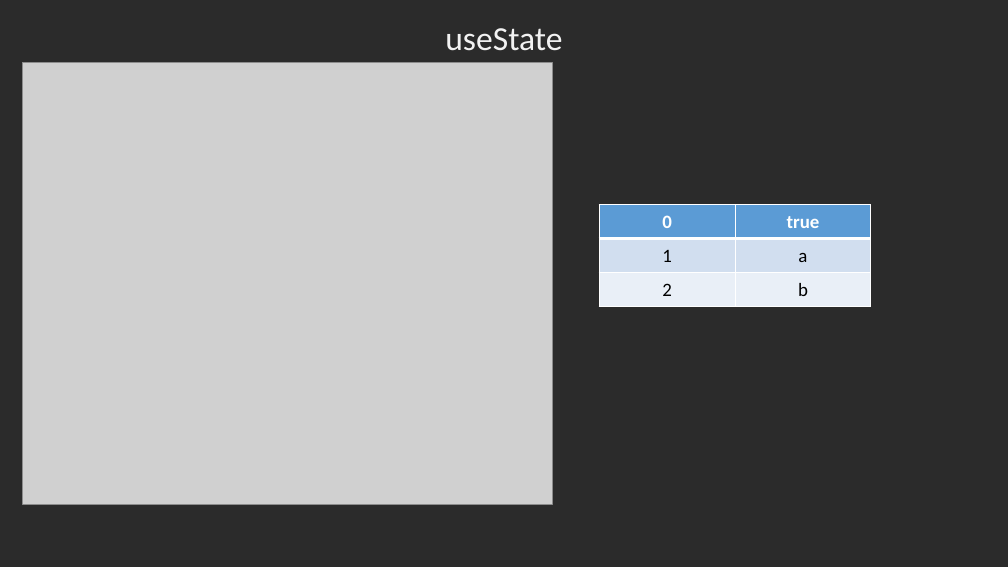
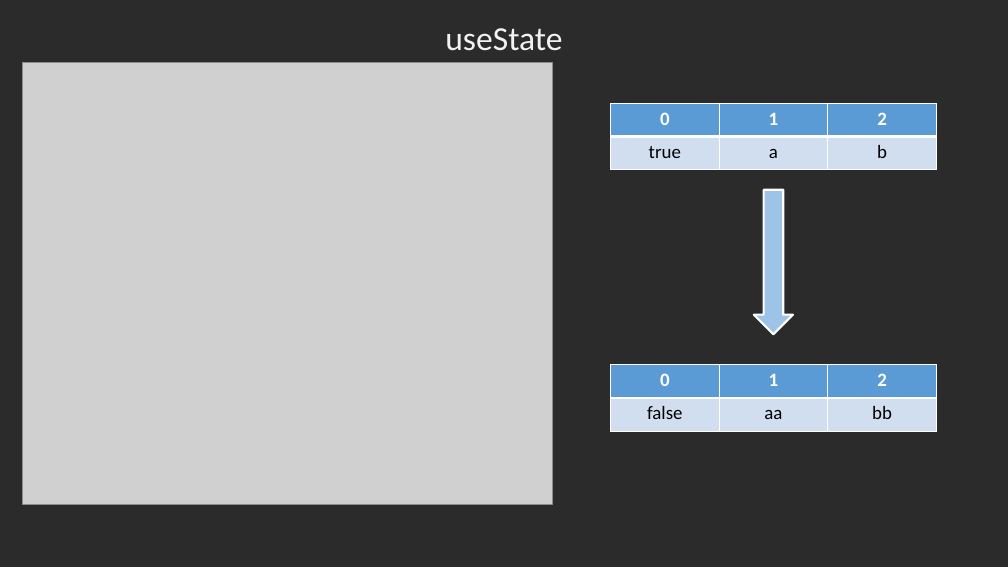
Before and after one commit to LKazusa/Learn, a slide deck: slide 24 of render.pptx. Drawn at 1008x567 pixels with LibreOffice and Linux fonts; fonts in the diff are those of the drawing; grey boxes stand for pictures; background and template pictures are left out; a plain dark background stands for a picture behind light text. Boxes give left, top, right and bottom in pixels: in the first picture for what was removed or moved away, otherwise in the second. Text is boxed around its words. In the diff, an @@ line names an element or a change of style, - is before the commit and + after.

```diff
--- a/render.pptx
+++ b/render.pptx
@@ table at [610, 104, 937, 170] @@
-0 | true
-1 | a
-2 | b
+0 | 1 | 2
+true | a | b
@@ table: place and size @@
-table at [599, 205, 871, 307]
+table at [610, 104, 937, 170]
@@ down arrow added at [754, 190, 793, 334], fill #9DC3E6, outline #FFFFFF 2 pt @@
@@ table added at [610, 365, 937, 432], 2 rows, 3 columns @@
+0 | 1 | 2
+false | aa | bb
```
Also in this commit, not shown: 2 other slides changed, 1 slide added.
